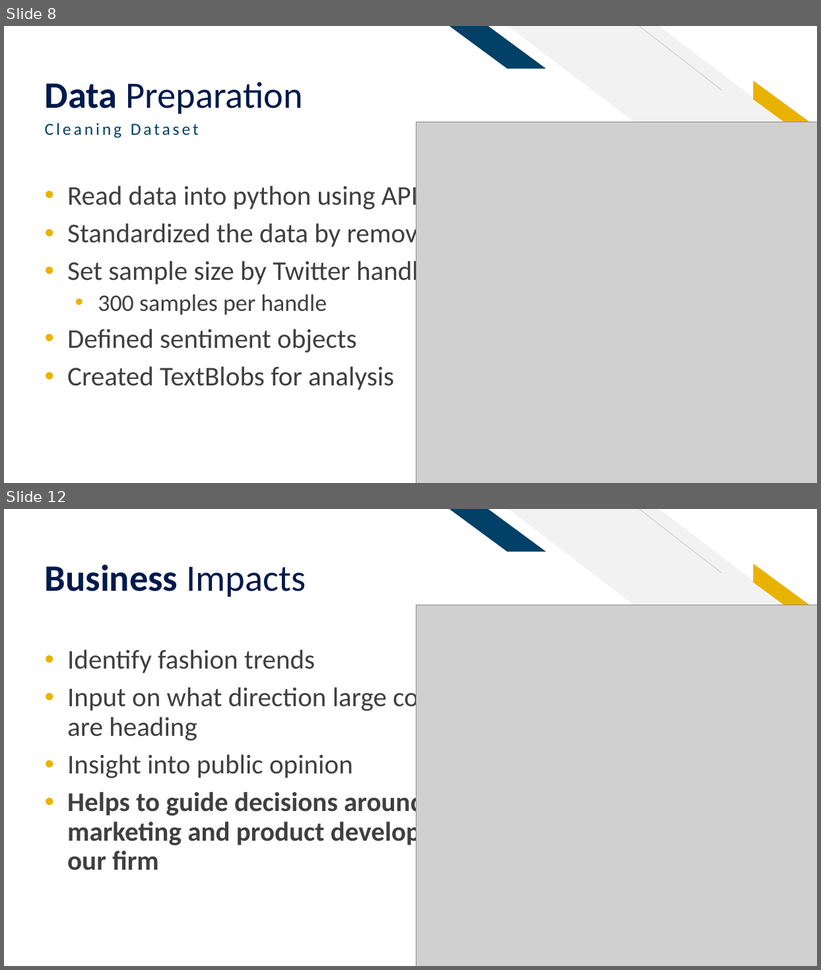
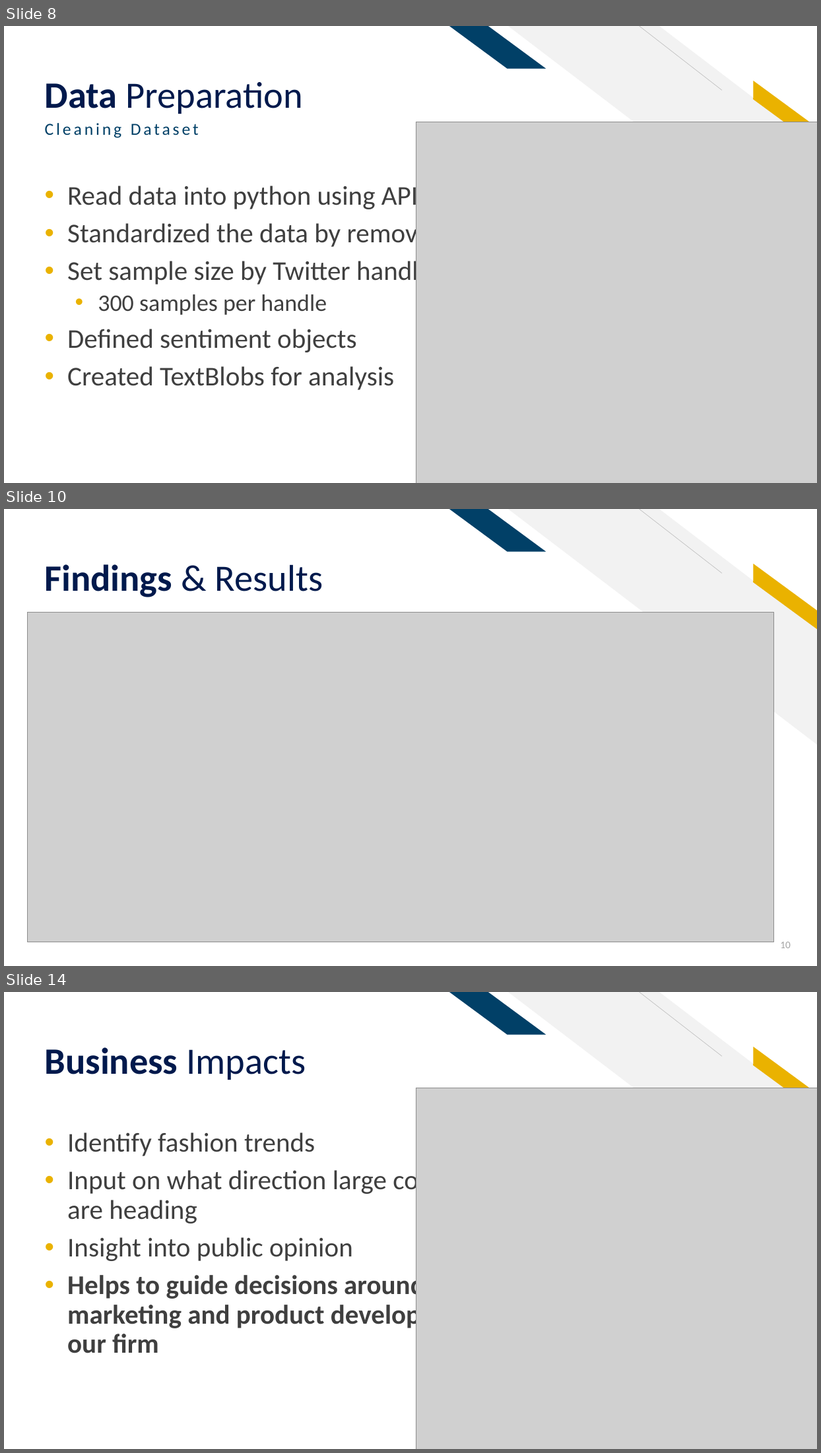
Before and after one commit to sethrpaniagua/Twitter-Sentament-Analysis, a slide deck: ML Group Project_Sentiment Analysis of Twitter Data.pptx. Shown one above the other, each under a label of ours: slides 8 and 12 before the commit, slides 8, 10 and 14 after it; the slides between them are not shown. The pictures are 821x970 and 821x1453 pixels, drawn with LibreOffice and Linux fonts; fonts in the diff are those of the drawing; grey boxes stand for pictures. Boxes give left, top, right and bottom in pixels: in the first picture for what was removed or moved away, otherwise in the second. Text is boxed around its words. In the diff, an @@ line names an element or a change of style, - is before the commit and + after.

```diff
--- a/ML Group Project_Sentiment Analysis of Twitter Data.pptx
+++ b/ML Group Project_Sentiment Analysis of Twitter Data.pptx
@@ slide 10 added at (4,509,817,966), background #FFFFFF; not listed: 5 template elements that a slide beside it also shows @@
@@ rectangle added at (748,529,792,561), fill #FFFFFF @@
@@ title added at (45,564,323,597), 44 pt, text #00194C, bold @@
+Findings & Results
@@ picture added at (28,613,774,942) @@
@@ page number added at (780,942,791,949), 12 pt, text #A5A5A5 @@
+10
@@ what was slide 12 is now slide 14 @@
```
Also in this commit, not shown: 2 slides changed, 2 other slides added, 1 slide removed.
